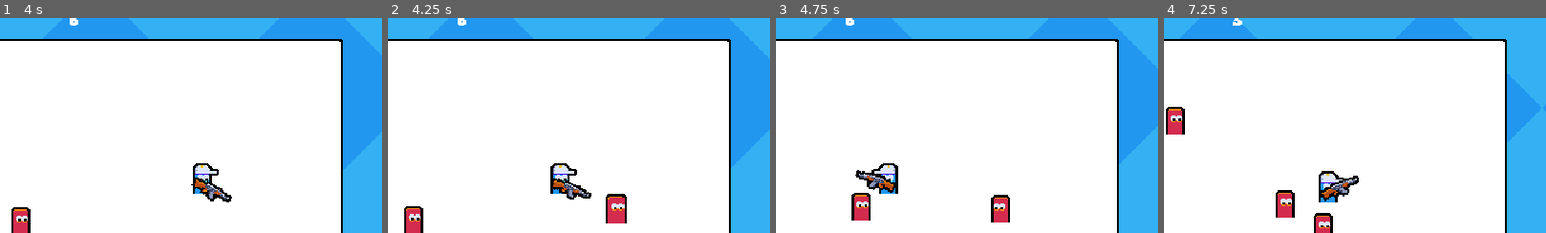
Above: before the commit, frames 1-4 (left to right).
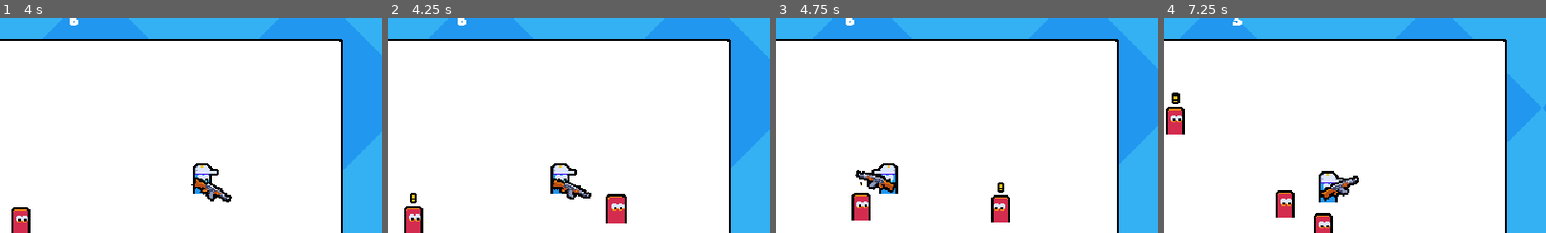
Above: after the commit, the same moments.

Repository: exglegaming/Multiplayer-Course
Game: Godot game, scene res://scenes/levels/main.tscn
Same seed, same stepped clock (60 frames per second), same inputs: the game is played once before the commit and once after it. This scene is started directly instead of the project's main scene.
Inputs (mouse positions are % of the whole screen's width and height, from its top left):
- Up to frame 1 (4 s): move the mouse to (72, 45) at 0.52 s; hold D (move_right) 0.53-1.28 s; click (72, 45) at 0.6 s; move the mouse to (30, 55) at 1.27 s; hold S (move_down) 1.28-2.03 s; click (30, 55) at 1.35 s; move the mouse to (60, 28) at 2.02 s; hold D (move_right) 2.03-2.78 s; click (60, 28) at 2.1 s; move the mouse to (45, 70) at 2.77 s; hold W (move_up) 2.78-3.53 s; click (45, 70) at 2.85 s; move the mouse to (80, 65) at 3.52 s; hold A (move_left) from 3.53 s (still down); click (80, 65) at 3.6 s
- Up to frame 2 (4.25 s): keep holding A (move_left)
- Up to frame 3 (4.75 s): keep holding A (move_left); move the mouse to (20, 35) at 4.27 s; click (20, 35) at 4.35 s
- Up to frame 4 (7.25 s): move the mouse to (55, 50) at 5.02 s; release A (move_left) at 5.03 s; hold S (move_down) 5.03-5.78 s; click (55, 50) at 5.1 s; move the mouse to (35, 25) at 5.77 s; hold D (move_right) 5.78-6.53 s; click (35, 25) at 5.85 s; move the mouse to (72, 45) at 6.52 s; hold W (move_up) from 6.53 s (still down); click (72, 45) at 6.6 s
The pictures show only the part of the screen within x 40-90%, y 10-60%; the shares and areas given below are measured in that part.

Frame 1 is identical in both runs. In frame 2, less than 0.1% of the frame differs, in the area x 5-8%, y 81-87%; in frame 3, less than 0.1%; in frame 4, 0.1%, in the area x 2-5%, y 34-40%.

Commit message:
added enemy attack

Diff:
--- a/scenes/entities/enemy/enemy.tscn
+++ b/scenes/entities/enemy/enemy.tscn
@@ -1,9 +1,10 @@
-[gd_scene load_steps=10 format=3 uid="uid://iysf2ptaqiy8"]
+[gd_scene load_steps=11 format=3 uid="uid://iysf2ptaqiy8"]
 
 [ext_resource type="Script" uid="uid://d3o8hyvqdaexs" path="res://scripts/entities/enemy/enemy.gd" id="1_e58rf"]
 [ext_resource type="Texture2D" uid="uid://bug5bbrsnns8" path="res://assets/enemy/enemy_medium.png" id="1_j1w5s"]
 [ext_resource type="PackedScene" uid="uid://drpnxy0o1td60" path="res://scenes/components/health_component.tscn" id="2_6fawb"]
 [ext_resource type="PackedScene" uid="uid://b8iefmglebpj2" path="res://scenes/components/hurtbox_component.tscn" id="3_in88q"]
+[ext_resource type="Texture2D" uid="uid://w6fe58xbyws5" path="res://assets/enemy/attack_alert.png" id="4_0wdte"]
 [ext_resource type="PackedScene" uid="uid://d3t0tbkljitvk" path="res://scenes/components/hitbox_component.tscn" id="5_dxsuy"]
 
 [sub_resource type="SceneReplicationConfig" id="SceneReplicationConfig_e58rf"]
@@ -54,6 +55,10 @@
 [node name="CollisionShape2D2" type="CollisionShape2D" parent="HurtboxComponent"]
 shape = SubResource("RectangleShape2D_in88q")
 
+[node name="AlertSprite" type="Sprite2D" parent="."]
+position = Vector2(0, -30)
+texture = ExtResource("4_0wdte")
+
 [node name="Visuals" type="Node2D" parent="."]
 
 [node name="Sprite2D" type="Sprite2D" parent="Visuals"]
--- a/scripts/entities/enemy/enemy.gd
+++ b/scripts/entities/enemy/enemy.gd
@@ -7,6 +7,7 @@
 var state_machine: CallableStateMachine = CallableStateMachine.new()
 var default_collision_mask: int
 var default_collision_layer: int
+var alert_tween: Tween
 
 @onready var target_acquisistion_timer: Timer = $TargetAcquisitionTimer
 @onready var health_component: HealthComponent = $HealthComponent
@@ -14,18 +15,20 @@
 @onready var attack_cooldown_timer: Timer = $AttackCooldownTimer
 @onready var charge_attack_timer: Timer = $ChargeAttackTimer
 @onready var hitbox_collision_shape: CollisionShape2D = %HitboxCollisionShape
+@onready var alert_sprite: Sprite2D = $AlertSprite
 
 
 func _ready() -> void:
 	state_machine.add_states(state_spawn, enter_state_spawn, Callable())
 	state_machine.add_states(state_normal, enter_state_normal, Callable())
-	state_machine.add_states(state_charge_attack, enter_state_charge_attack, Callable())
+	state_machine.add_states(state_charge_attack, enter_state_charge_attack, leave_state_charge_attack)
 	state_machine.add_states(state_attack, enter_state_attack, leave_state_attack)
 	state_machine.set_initial_state(state_spawn)
 
 	default_collision_layer = collision_layer
 	default_collision_mask = collision_mask
 	hitbox_collision_shape.disabled = true
+	alert_sprite.scale = Vector2.ZERO
 
 	if is_multiplayer_authority():
 		health_component.died.connect(_on_died)
@@ -74,8 +77,17 @@
 
 
 func enter_state_charge_attack() -> void:
-	acquire_target()
-	charge_attack_timer.start()
+	if is_multiplayer_authority():
+		acquire_target()
+		charge_attack_timer.start()
+
+	if alert_tween != null &&  alert_tween.is_valid():
+		alert_tween.kill()
+
+	alert_tween = create_tween()
+	alert_tween.tween_property(alert_sprite, "scale", Vector2.ONE, .2)\
+		.set_ease(Tween.EASE_OUT)\
+		.set_trans(Tween.TransitionType.TRANS_BACK)
 
 
 func state_charge_attack() -> void:
@@ -83,6 +95,16 @@
 		velocity = velocity.lerp(Vector2.ZERO, 1.0 - exp(-15 * get_process_delta_time()))
 		if charge_attack_timer.is_stopped():
 			state_machine.change_state(state_attack)
+
+
+func leave_state_charge_attack() -> void:
+	if alert_tween != null &&  alert_tween.is_valid():
+		alert_tween.kill()
+
+	alert_tween = create_tween()
+	alert_tween.tween_property(alert_sprite, "scale", Vector2.ZERO, .2)\
+		.set_ease(Tween.EASE_IN)\
+		.set_trans(Tween.TransitionType.TRANS_BACK)
 
 
 func enter_state_attack() -> void:
Binary file added: assets/enemy/attack_alert.png
Not shown, added: assets/enemy/attack_alert.png.import
